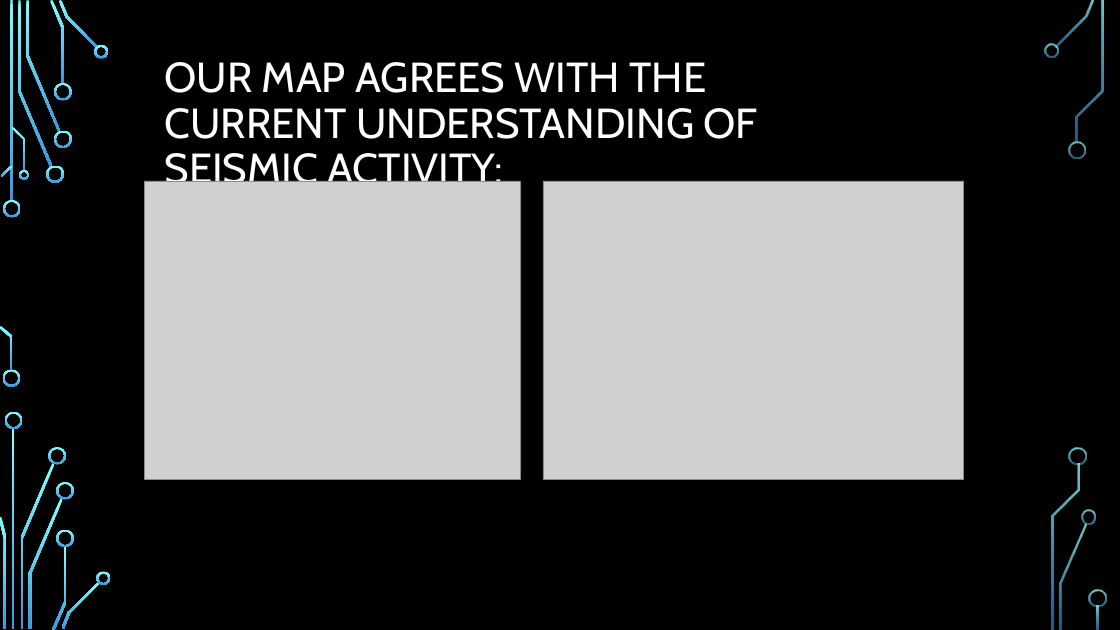
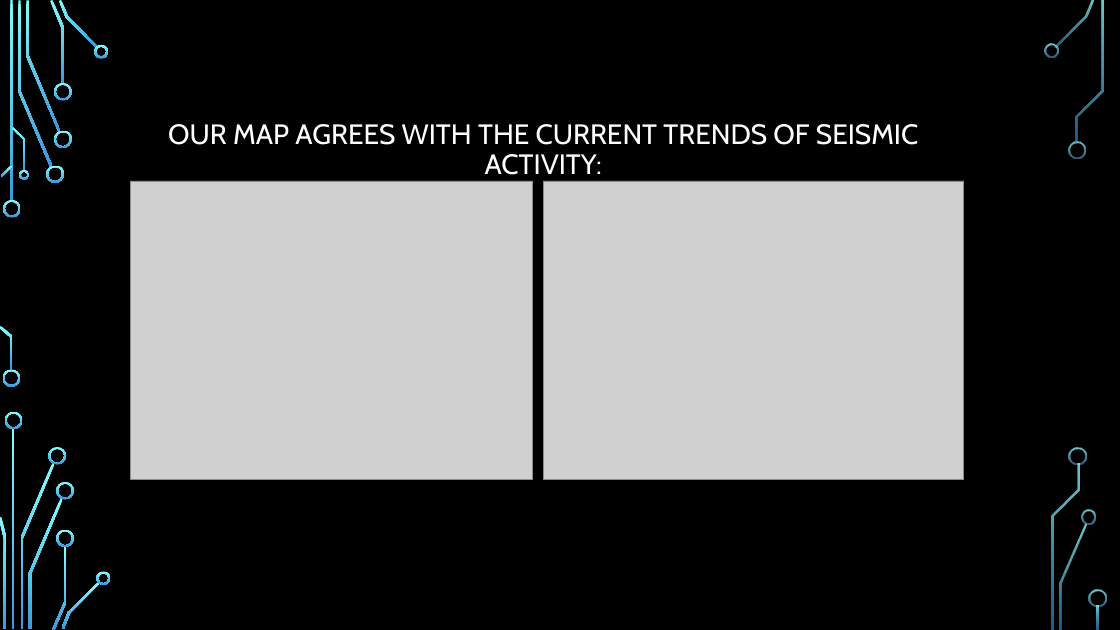
Before and after one commit to kennknisley/project-one-back, a slide deck: slide 6 of Iceland_presentation.pptx. Drawn at 1120x630 pixels with LibreOffice and Linux fonts; fonts in the diff are those of the drawing; grey boxes stand for pictures; background and template pictures are left out. Boxes give left, top, right and bottom in pixels: in the first picture for what was removed or moved away, otherwise in the second. Text is boxed around its words. In the diff, an @@ line names an element or a change of style, - is before the commit and + after.

```diff
--- a/Iceland_presentation.pptx
+++ b/Iceland_presentation.pptx
@@ title at [168, 124, 918, 175]: text changed; size 36 to 24 pt @@
-OUR MAP AGREES WITH THE CURRENT UNDERSTANDING OF SEISMIC ACTIVITY:
+OUR MAP AGREES WITH THE CURRENT TRENDS OF SEISMIC ACTIVITY:
@@ picture: place and size @@
-picture at [145, 181, 521, 480]
+picture at [131, 181, 534, 480]
```
Also in this commit, not shown: 5 other slides changed, 4 slides added, 2 slides removed, 7 other files.
